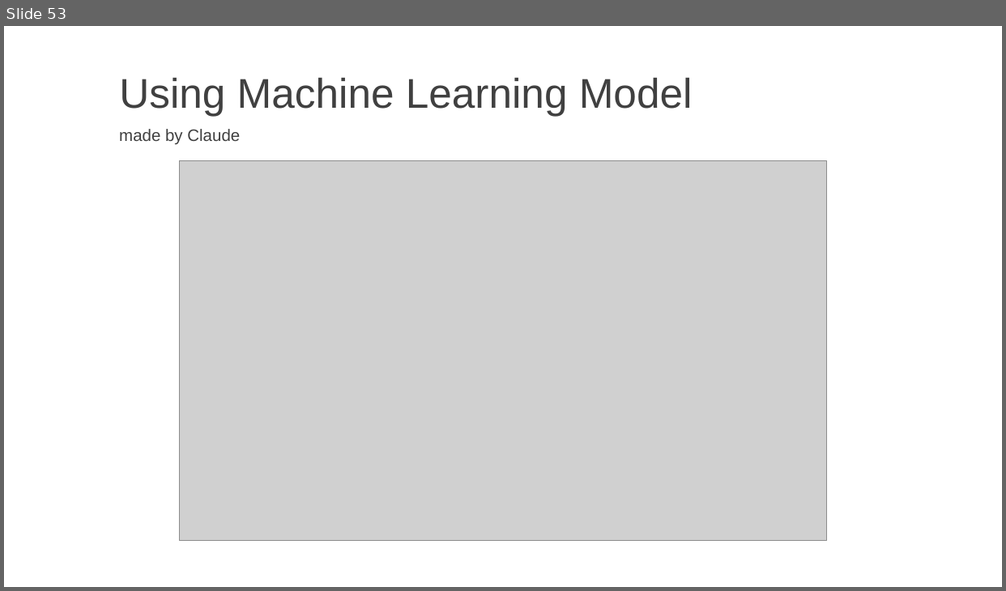
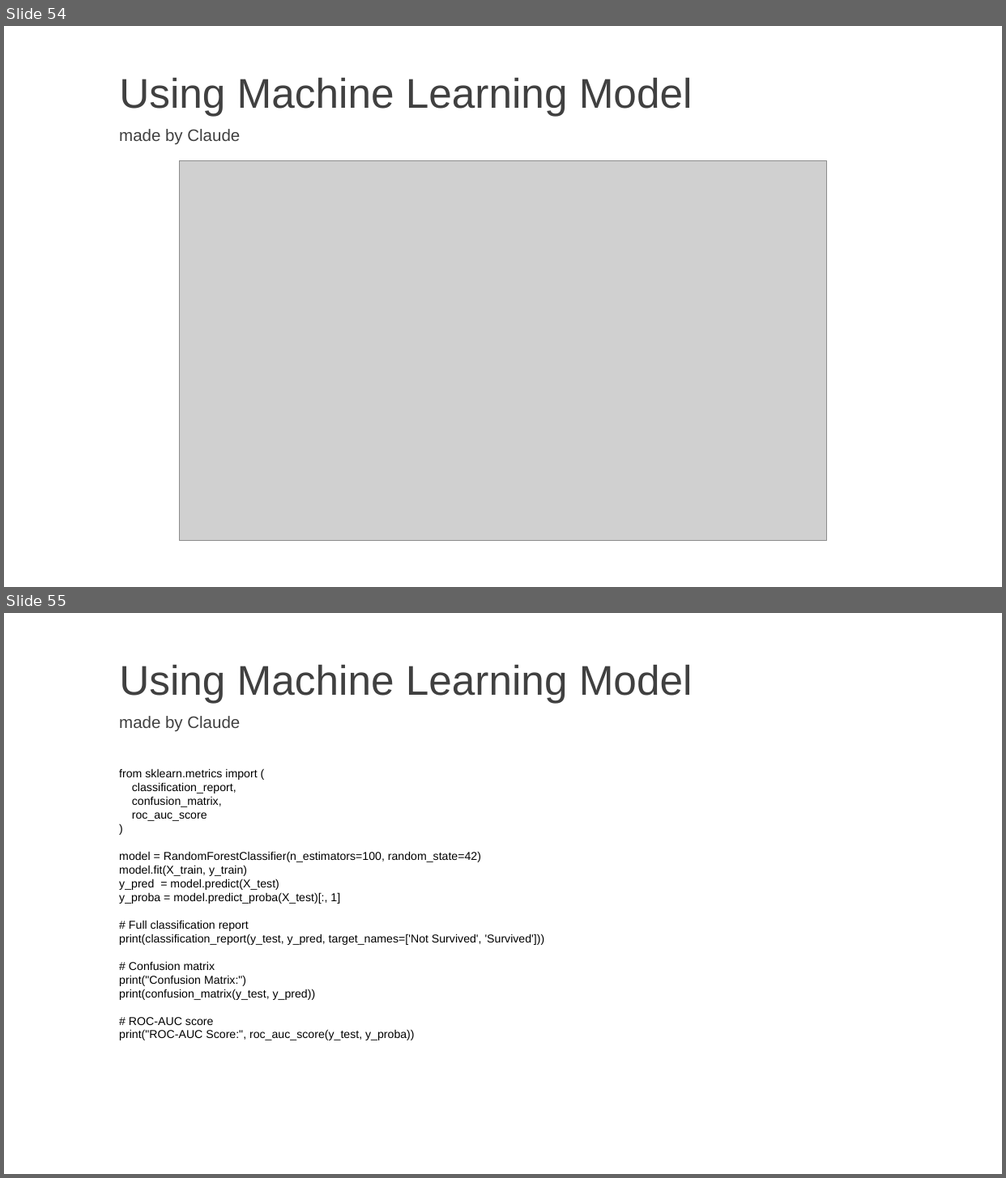
Before and after one commit to ZERRY-000/00-data-science-journey, a slide deck: data-science.pptx. Shown one above the other, each under a label of ours: slide 53 before the commit, slides 54 and 55 after it. The pictures are 1006x591 and 1006x1178 pixels, drawn with LibreOffice and Linux fonts; fonts in the diff are those of the drawing; grey boxes stand for pictures. Boxes give left, top, right and bottom in pixels: in the first picture for what was removed or moved away, otherwise in the second. Text is boxed around its words. In the diff, an @@ line names an element or a change of style, - is before the commit and + after.

Commit message:
fix(slide)

```diff
--- a/data-science.pptx
+++ b/data-science.pptx
@@ slide 55 added at [4,613,1002,1174], background #FFFFFF @@
@@ title added at [119,665,692,703], 40 pt, text #404040 @@
+Using Machine Learning Model
@@ text added at [119,716,240,732], 16 pt, text #404040 @@
+made by Claude
@@ text added at [119,769,545,1041], 11 pt, text #000000 @@
+from sklearn.metrics import (
+classification_report,
+confusion_matrix,
+roc_auc_score
+)
+model = RandomForestClassifier(n_estimators=100, random_state=42)
+model.fit(X_train, y_train)
+y_pred = model.predict(X_test)
+y_proba = model.predict_proba(X_test)[:, 1]
+# Full classification report
+print(classification_report(y_test, y_pred, target_names=['Not Survived', 'Survived']))
+# Confusion matrix
+print("Confusion Matrix:")
+print(confusion_matrix(y_test, y_pred))
+# ROC-AUC score
+print("ROC-AUC Score:", roc_auc_score(y_test, y_proba))
@@ what was slide 53 is now slide 54 @@
```
Also in this commit, not shown: 3 other slides added, 3 other files.
